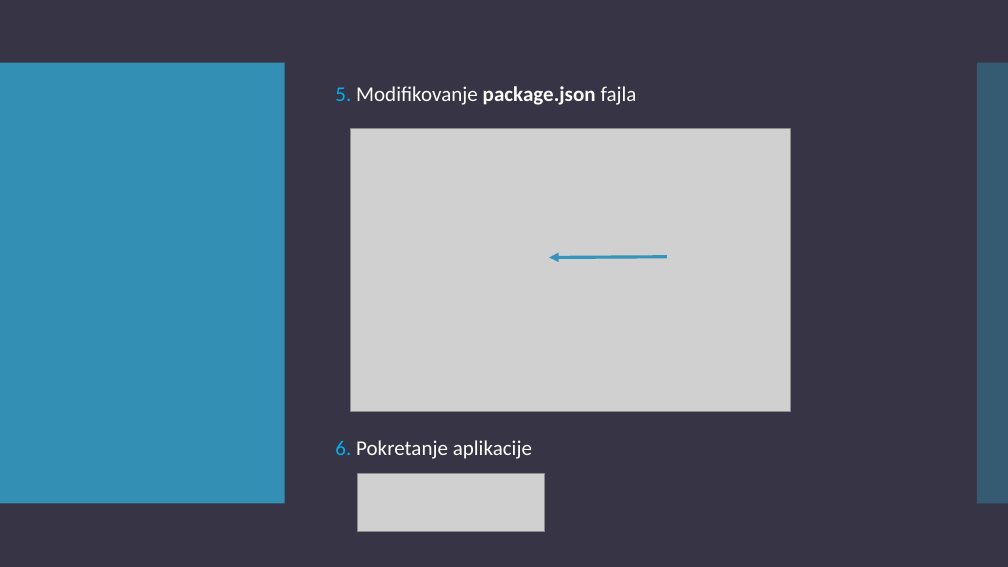
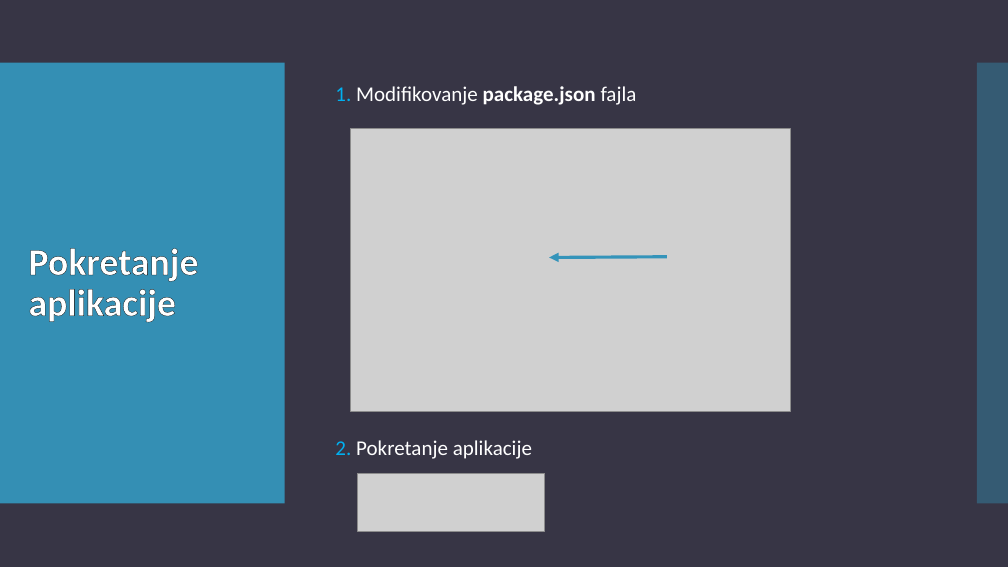
Before and after one commit to teodora18040cvetkovic/electron_react, a slide deck: slide 18 of Electron.pptx (slide 17 before the commit). Drawn at 1008x567 pixels with LibreOffice and Linux fonts; fonts in the diff are those of the drawing; grey boxes stand for pictures. Boxes give left, top, right and bottom in pixels: in the first picture for what was removed or moved away, otherwise in the second. Text is boxed around its words. In the diff, an @@ line names an element or a change of style, - is before the commit and + after.

```diff
--- a/Electron.pptx
+++ b/Electron.pptx
@@ text at (335, 86, 637, 105): text changed @@
-5. Modifikovanje package.json fajla
+1. Modifikovanje package.json fajla
@@ title added at (28, 248, 198, 323), 36 pt, text #FFFFFF, bold @@
+Pokretanje aplikacije
@@ text at (335, 440, 532, 459): text changed @@
-6. Pokretanje aplikacije
+2. Pokretanje aplikacije
```
Also in this commit, not shown: 6 other slides changed, 3 slides added, 1 slide removed.
